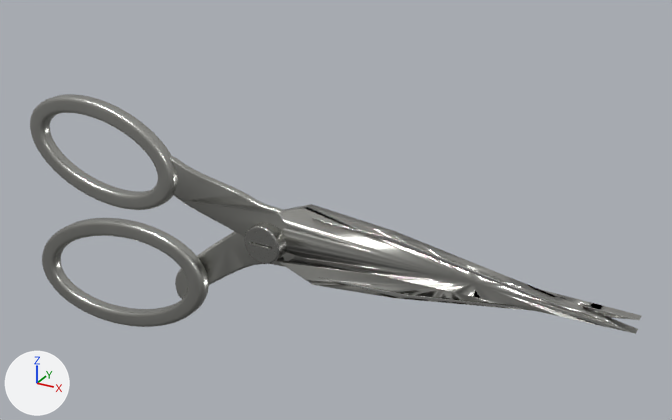
One commit to the glTF model public/intro/titanium-shears-mobile.glb: the scene before it, then after it.
The view is the same before and after, from a 50 mm camera at (1.91, -3.17, 1.65) aimed at (0.25, -0.16, 0.14). Every picture has the same lights, and +X, +Y and +Z are marked at lower left. The first picture is the older version. Where no turn or scale is listed for an object, it has been applied to the vertices. Vertices at exactly the same position are counted once.

In view in the first picture: 'Blade spine', 'Blade spine.001', 'Forged neck', 'Forged neck.001', 'Honed cutting edge.001', 'Lower ergonomic handle', 'LowerBlade', 'Pivot slot', 'SharedPivot', 'Upper ergonomic handle', 'UpperBlade'.
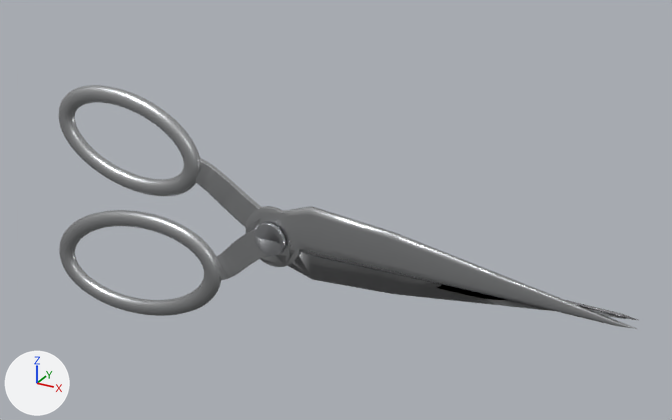
What changed in the scene script:
```text
Change mat_pivot_titanium:
    mat_pivot_titanium.base_color: (0.4, 0.4, 0.38) -> (0.48, 0.49, 0.51)  # grey #aaaaa6 -> grey #b8babd
    mat_pivot_titanium.roughness: 0.24 -> 0.32
Change me_cylinder:
    remove me_cylinder.from_pydata(...)  # 297 vertices, 590 faces; spans x -0.084..0.084, y -0.06..0.06, z -0.084..0.084
    add me_cylinder.from_pydata(...)  # 713 vertices, 1422 faces; spans x -0.072..0.072, y -0.035..0.033, z -0.072..0.072
    me_cylinder part 1: 297 vertices removed from x -0.084..0.084, y -0.06..0.06, z -0.084..0.084; 713 vertices added at x -0.072..0.072, y -0.035..0.033, z -0.072..0.072
Remove ob_blade_spine:
    ob_blade_spine = bpy.data.objects.new('Blade spine', me_blade_spine_geometry)
Remove ob_forged_neck:
    ob_forged_neck = bpy.data.objects.new('Forged neck', me_forged_neck_geometry)
Remove ob_upper_ergonomic_handle:
    ob_upper_ergonomic_handle = bpy.data.objects.new('Upper ergonomic handle', me_upper_ergonomic_handle_geometry)
Remove ob_upperblade:
    ob_upperblade = bpy.data.objects.new('UpperBlade', me_upperblade_geometry)
Remove ob_blade_spine_001:
    ob_blade_spine_001 = bpy.data.objects.new('Blade spine.001', me_blade_spine_geometry_001)
Remove ob_forged_neck_001:
    ob_forged_neck_001 = bpy.data.objects.new('Forged neck.001', me_forged_neck_geometry_001)
Remove ob_honed_cutting_edge_001:
    ob_honed_cutting_edge_001 = bpy.data.objects.new('Honed cutting edge.001', me_honed_cutting_edge_geometry_001)
Remove ob_lower_ergonomic_handle:
    ob_lower_ergonomic_handle = bpy.data.objects.new('Lower ergonomic handle', me_lower_ergonomic_handle_geometry)
Remove ob_lowerblade:
    ob_lowerblade = bpy.data.objects.new('LowerBlade', me_lowerblade_geometry)
Change ob_sharedpivot:
    ob_sharedpivot.location: (0.0, -0.27, 0.0) -> (0.0, -0.237, 0.0)
Remove ob_pivot_slot:
    ob_pivot_slot = bpy.data.objects.new('Pivot slot', me_pivot_slot_geometry)
Add ob_lowerforgedarm:
    ob_lowerforgedarm = bpy.data.objects.new('LowerForgedArm', me_lowerblade_geometry_1)  # 3224 vertices, 6441 faces; spans x -1.13..1.48, y -0.27..-0.21, z -0.16..0.53; in mat_satin_titanium (light grey #bfc0c2), mat_honed_titanium (light grey #c7c8cb)
    ob_lowerforgedarm.location = (0.0, 0.0, 0.0)
Add ob_upperforgedarm:
    ob_upperforgedarm = bpy.data.objects.new('UpperForgedArm', me_upperblade_geometry_1)  # 3458 vertices, 7196 faces; spans x -1.21..1.48, y -0.28..-0.22, z -0.57..0.17; in mat_satin_titanium (light grey #bfc0c2), mat_honed_titanium (light grey #c7c8cb)
    ob_upperforgedarm.location = (0.0, 0.0, 0.0)
```

Pixel boxes [x1, y1, x2, y2] of what changed, in the pictures (672 x 420 px):
'UpperForgedArm', added: after [59, 206, 637, 329]
'LowerForgedArm', added: after [59, 85, 638, 320]
'UpperBlade', deleted: before [276, 204, 638, 334]
'Lower ergonomic handle', deleted: before [42, 218, 209, 327]
'Upper ergonomic handle', deleted: before [30, 94, 178, 210]
'Forged neck', deleted: before [170, 156, 287, 253]
'LowerBlade', deleted: before [276, 255, 641, 320]
'Forged neck.001', deleted: before [175, 231, 295, 299]
'SharedPivot', recoloured, surface changed, reshaped, moved: before [244, 223, 287, 264]; after [254, 223, 285, 256]
'Blade spine', deleted: before [312, 218, 608, 325]
'Blade spine.001', deleted: before [318, 277, 612, 317]
'Honed cutting edge.001', deleted (mostly hidden): before [575, 303, 637, 320]
'Pivot slot', deleted: before [250, 243, 271, 250]
